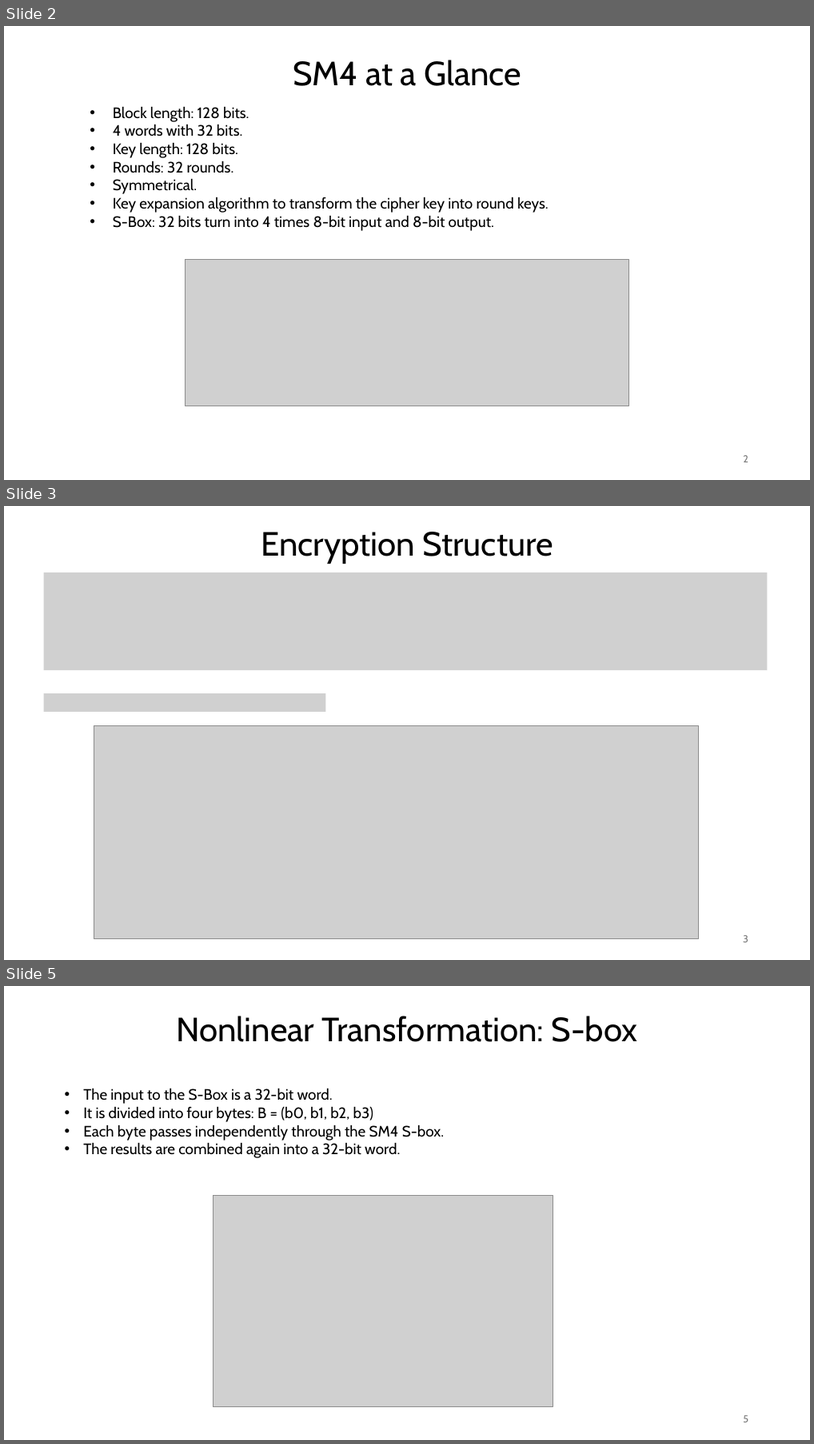
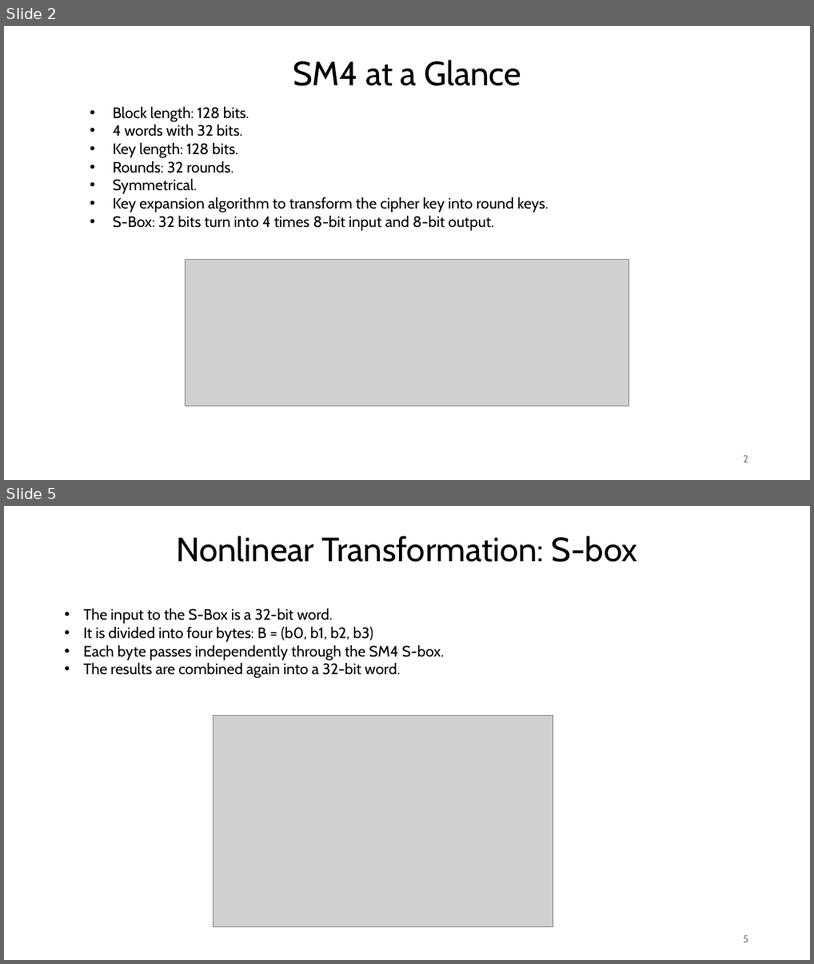
Before and after one commit to Specht1000/PFE-SM4-Fault-Injection, a slide deck: docs/Apresentation_PFE.pptx. Shown one above the other, each under a label of ours: slides 2, 3 and 5 before the commit, slides 2 and 5 after it; the slides between them are not shown. The pictures are 814x1444 and 814x964 pixels, drawn with LibreOffice and Linux fonts; fonts in the diff are those of the drawing; grey boxes stand for pictures. Boxes give left, top, right and bottom in pixels: in the first picture for what was removed or moved away, otherwise in the second. Text is boxed around its words. In the diff, an @@ line names an element or a change of style, - is before the commit and + after.

```diff
--- a/docs/Apresentation_PFE.pptx
+++ b/docs/Apresentation_PFE.pptx
@@ slide 3 removed at (4,506,810,960), background #FFFFFF @@
@@ text removed at (261,532,554,564) @@
-Encryption Structure
@@ picture removed at (44,572,768,671) @@
@@ picture removed at (44,693,326,712) @@
@@ picture removed at (94,725,699,939) @@
@@ page number removed at (743,935,749,942) @@
-3
```
Also in this commit, not shown: 1 slide changed, 8 slides added, 5 other slides removed, 34 other files.
